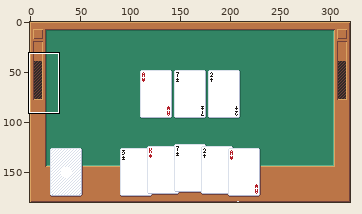
A pixel-art file gets an edit: Sprite-0001.aseprite. Above: a wide view before the commit, with the close-up outlined.
Close-up. Earlier state:
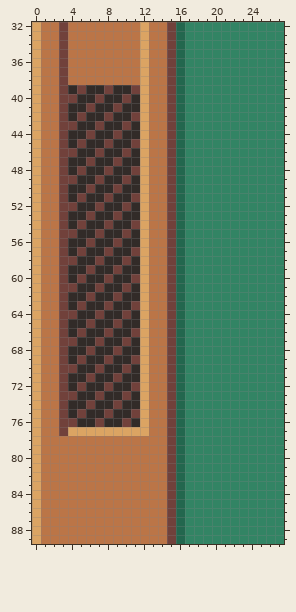
320x180 pixels, 1 frame. Shown: x 0..27, y 32..89.
Now the later version:
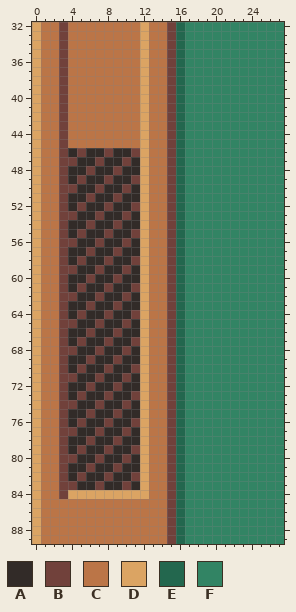
Palette (. is transparent): A #322b28  B #71413b  C #bb7547  D #dba463  E #23674e  F #328464
The exact change:
Layer "Background":
Colour B becomes colour A in row 46 at x 4, 7 and 10; in row 47 at x 6 and 9; in row 48 at x 5, 8 and 11; in row 49 at x 4, 7 and 10; in row 50 at x 6 and 9; in row 51 at x 5, 8 and 11.
Colour B becomes colour A in row 52 at x 4, 7 and 10; in row 53 at x 6 and 9; in row 54 at x 5, 8 and 11; in row 55 at x 4, 7 and 10; in row 56 at x 6 and 9; in row 57 at x 5, 8 and 11.
Colour B becomes colour A in row 58 at x 4, 7 and 10; in row 59 at x 6 and 9; in row 60 at x 5, 8 and 11; in row 61 at x 4, 7 and 10; in row 62 at x 6 and 9; in row 63 at x 5, 8 and 11.
Colour B becomes colour A in row 64 at x 4, 7 and 10; in row 65 at x 6 and 9; in row 66 at x 5, 8 and 11; in row 67 at x 4, 7 and 10; in row 68 at x 6 and 9; in row 69 at x 5, 8 and 11.
Colour B becomes colour A in row 70 at x 4, 7 and 10; in row 71 at x 6 and 9; in row 72 at x 5, 8 and 11; in row 73 at x 4, 7 and 10; in row 74 at x 6 and 9; in row 75 at x 5, 8 and 11.
Colour B becomes colour A in row 76 at x 4, 7 and 10.
Colour C becomes colour A in row 78 at x 4 to 5, 7 to 8 and 10 to 11; in row 79 at x 4, 6 to 7 and 9 to 10; in row 80 at x 5 to 6, 8 to 9 and 11; in row 81 at x 4 to 5, 7 to 8 and 10 to 11; in row 82 at x 4, 6 to 7 and 9 to 10; in row 83 at x 5 to 6, 8 to 9 and 11.
Colour D becomes colour A in row 77 at x 5 to 6, 8 to 9 and 11.
Colour A becomes colour B in row 46 at x 5, 8 and 11; in row 47 at x 4, 7 and 10; in row 48 at x 6 and 9; in row 49 at x 5, 8 and 11; in row 50 at x 4, 7 and 10; in row 51 at x 6 and 9.
Colour A becomes colour B in row 52 at x 5, 8 and 11; in row 53 at x 4, 7 and 10; in row 54 at x 6 and 9; in row 55 at x 5, 8 and 11; in row 56 at x 4, 7 and 10; in row 57 at x 6 and 9.
Colour A becomes colour B in row 58 at x 5, 8 and 11; in row 59 at x 4, 7 and 10; in row 60 at x 6 and 9; in row 61 at x 5, 8 and 11; in row 62 at x 4, 7 and 10; in row 63 at x 6 and 9.
Colour A becomes colour B in row 64 at x 5, 8 and 11; in row 65 at x 4, 7 and 10; in row 66 at x 6 and 9; in row 67 at x 5, 8 and 11; in row 68 at x 4, 7 and 10; in row 69 at x 6 and 9.
Colour A becomes colour B in row 70 at x 5, 8 and 11; in row 71 at x 4, 7 and 10; in row 72 at x 6 and 9; in row 73 at x 5, 8 and 11; in row 74 at x 4, 7 and 10; in row 75 at x 6 and 9.
Colour A becomes colour B in row 76 at x 5, 8 and 11.
Colour C becomes colour B in row 78 at x 3, 6 and 9; in row 79 at x 3, 5, 8 and 11; in row 80 at x 3 to 4, 7 and 10; in row 81 at x 3, 6 and 9; in row 82 at x 3, 5, 8 and 11; in row 83 at x 3 to 4, 7 and 10.
Colour C becomes colour B in row 84 at x 3.
Colour D becomes colour B in row 77 at x 4, 7 and 10.
Colour A becomes colour C in row 39 at x 4, 6 to 7 and 9 to 10; in row 40 at x 5 to 6, 8 to 9 and 11; in row 41 at x 4 to 5, 7 to 8 and 10 to 11; in row 42 at x 4, 6 to 7 and 9 to 10; in row 43 at x 5 to 6, 8 to 9 and 11; in row 44 at x 4 to 5, 7 to 8 and 10 to 11.
Colour A becomes colour C in row 45 at x 4, 6 to 7 and 9 to 10.
Colour B becomes colour C in row 39 at x 5, 8 and 11; in row 40 at x 4, 7 and 10; in row 41 at x 6 and 9; in row 42 at x 5, 8 and 11; in row 43 at x 4, 7 and 10; in row 44 at x 6 and 9.
Colour B becomes colour C in row 45 at x 5, 8 and 11.
Colour C becomes colour D in rows 78 to 83 at x 12; in row 84 at x 4 to 12.
Changed places in both close-ups, as pixel boxes (x1, y1, x2, y2):
changed: (59, 85, 149, 499)
